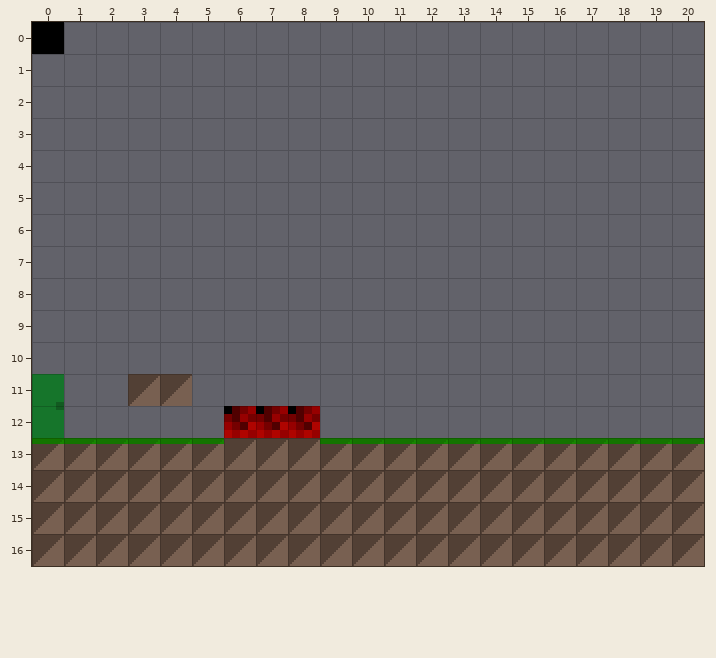
One commit to this Tiled map: www/assets/tilemaps/level2.tmx. Above: the version before the commit.
Cells are 16x16 px. Shown: x 0..20, y 0..16. Tiles whose own drawing changed are shown in their newer look in all pictures.
New version:
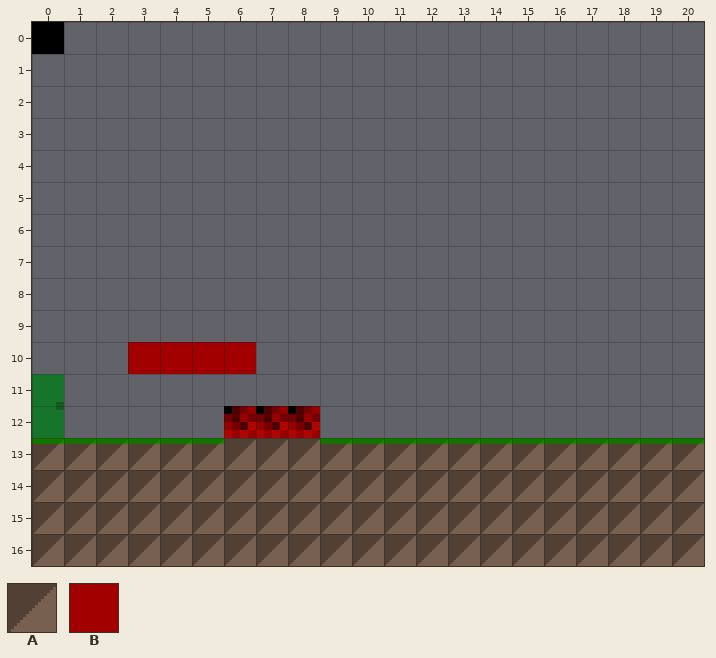
Key: from "psTileset-extruded": A 0, B 12.
_ is an empty cell.
What changed:
Layer "Items":
Tile B is added in row 10 at x 3 to 6.
Layer "World":
The edit erases tile A in row 11 at x 3 to 4.
